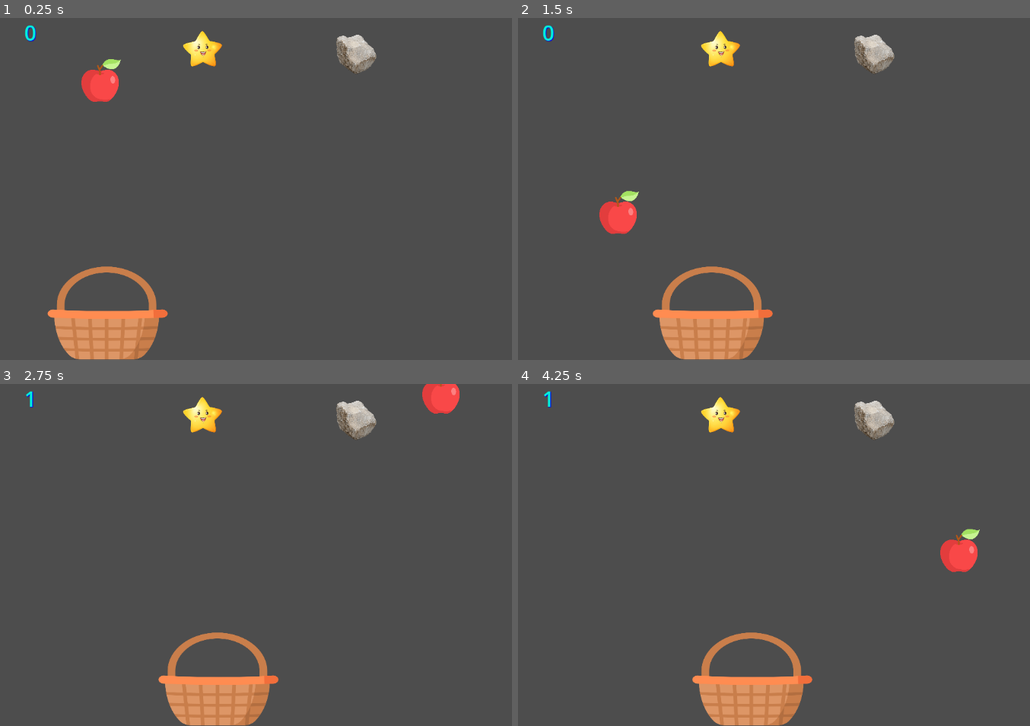
Above: before the commit, frames 1-4 (two rows, left to right).
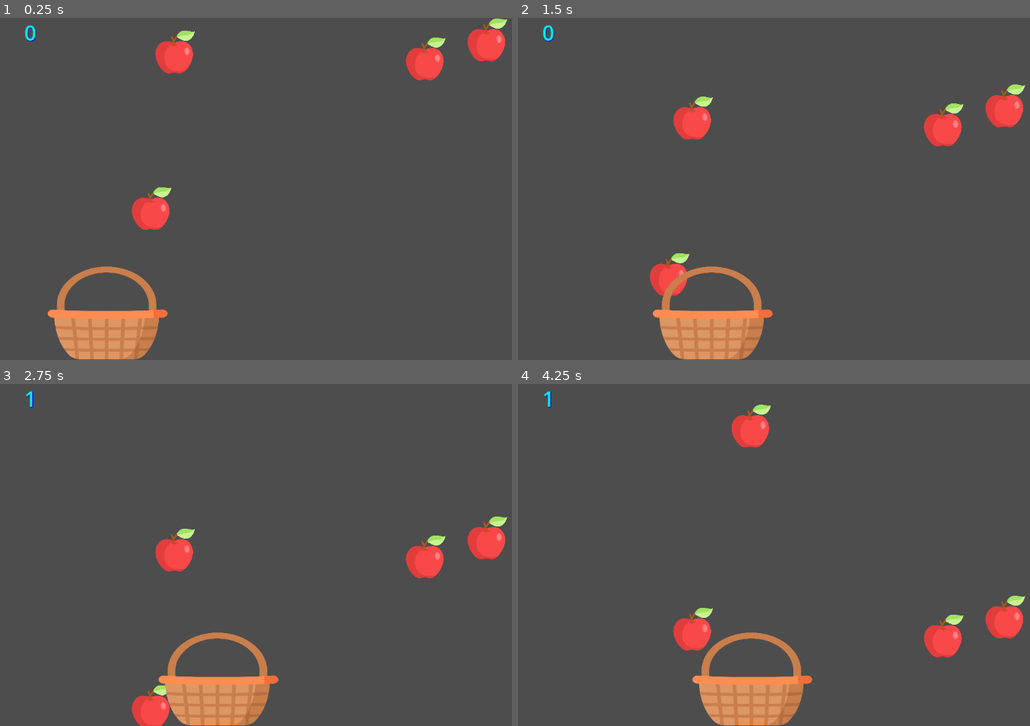
Above: after the commit, the same moments.

Repository: KhanakKRDS/apple_basket_2025
Game: Godot game, scene res://better_apples.tscn
The game is run twice, just before and just after one commit, with the same random seed, the same clock (stepped at 60 frames per second) and the same inputs.
Inputs:
- Up to frame 1 (0.25 s): no input
- Up to frame 2 (1.5 s): hold Right 0.53-1.28 s; hold Left from 1.28 s (still down)
- Up to frame 3 (2.75 s): release Left at 2.03 s; hold Right from 2.03 s (still down)
- Up to frame 4 (4.25 s): release Right at 3.53 s; hold Left from 3.53 s (still down)

The runs differ from the first frame. In frame 1, 4.4% of the frame differs, in the area x 15-100%, y 0-62%; in frame 2, 4.4%; in frame 3, 4.3%; in frame 4, 4.5%, in the area x 30-100%, y 3-80%.

Commit message:
multiple apples falling at random x position is working

Diff:
--- a/apple-catcher/better_apple.gd
+++ b/apple-catcher/better_apple.gd
@@ -1,22 +1,45 @@
 extends CharacterBody2D
-var apple = ("/root/BetterApples/apple/apple_image")
-var min_x = 20
-var max_x = 1150
+
+var min_x = 20 # position of apples
+var max_x = 1150 # position of apples
+var num_apples = 4 #number of apples visible on screen at a time
+var new_apples = [] # stores sll the new apples made
 
 
 func _ready():
-	velocity = Vector2(0, 200) # x and y position
-	_physics_process(5)
+	_multiple_apples(num_apples)
 
 func _physics_process(delta: float) -> void:
-	if position.y >600:
-		position.x = randi_range(0, 1100)
-		position.y = 0
+	for apple in new_apples:
+		apple.velocity = Vector2(0, 100) # moves down
+		apple.move_and_slide()
 
-	move_and_slide()
+		#resets the apple to zero if the apple is outside the screen
+		if apple.position.y >680:
+			apple.position.x = randf_range(min_x, max_x)
+			apple.position.y = 0
 
-func _multiple_apples():
-	var new_apple =  apple
-	var random_x = randf_range(min_x, max_x)
+func _multiple_apples(num_apples):
+	for i in range(num_apples):
+		#sprite for apple image
+		var apple = CharacterBody2D.new()
+		var sprite = Sprite2D.new()
+		sprite.texture = preload("res://apple.png")
+		sprite.scale = Vector2(0.162, 0.158) # size of the apple
+		apple.add_child(sprite) # adding the new apple sprite image as its child of the original apple
 
-	new_apple.position = Vector2(random_x,position.y >600)
+		#collision layer for each apple
+		var shape = CollisionShape2D.new()
+		shape.shape = RectangleShape2D.new()
+		shape.shape.extents = sprite.texture.get_size() * sprite.scale * 0.5
+		apple.add_child(shape)
+
+		#apple's position and initial velocity
+		apple.position = Vector2(randf_range(min_x, max_x), randf_range(0,600))
+		apple.velocity = Vector2(0, 200)
+
+		#connecting to increase the score
+		add_child(apple)
+		new_apples.append(apple)
+		var basket = get_node("basket")
+		apple.connect("body_entered", Callable(basket, "_on_body_entered"))
--- a/apple-catcher/better_apples.tscn
+++ b/apple-catcher/better_apples.tscn
@@ -23,7 +23,7 @@
 [node name="BetterApples" type="Node2D"]
 
 [node name="apple" type="CharacterBody2D" parent="."]
-position = Vector2(194, 63)
+position = Vector2(182, -62)
 script = ExtResource("3_glxhr")
 
 [node name="apple_image" type="Sprite2D" parent="apple"]
@@ -60,7 +60,7 @@
 vertical_alignment = 1
 
 [node name="star" type="CharacterBody2D" parent="."]
-position = Vector2(377, 55)
+position = Vector2(337, -68)
 
 [node name="star_image" type="Sprite2D" parent="star"]
 position = Vector2(7, 3.5)
@@ -72,7 +72,7 @@
 shape = SubResource("RectangleShape2D_vio3b")
 
 [node name="stone" type="CharacterBody2D" parent="."]
-position = Vector2(675, 69)
+position = Vector2(526, -67)
 
 [node name="stone_image" type="Sprite2D" parent="stone"]
 position = Vector2(7.62939e-06, -2.86102e-06)
--- a/apple-catcher/better_basket.gd
+++ b/apple-catcher/better_basket.gd
@@ -5,6 +5,7 @@
 
 func _ready(): # runs only one time
 	score_label = get_node("/root/BetterApples/score") # path of the score
+	#body_entered.connect(_on_body_entered)
 
 func _process(delta):
 	if Input.is_key_pressed(KEY_LEFT):
Not shown, changed: apple-catcher/star.png.import
Not shown, changed: apple-catcher/stone.png.import
